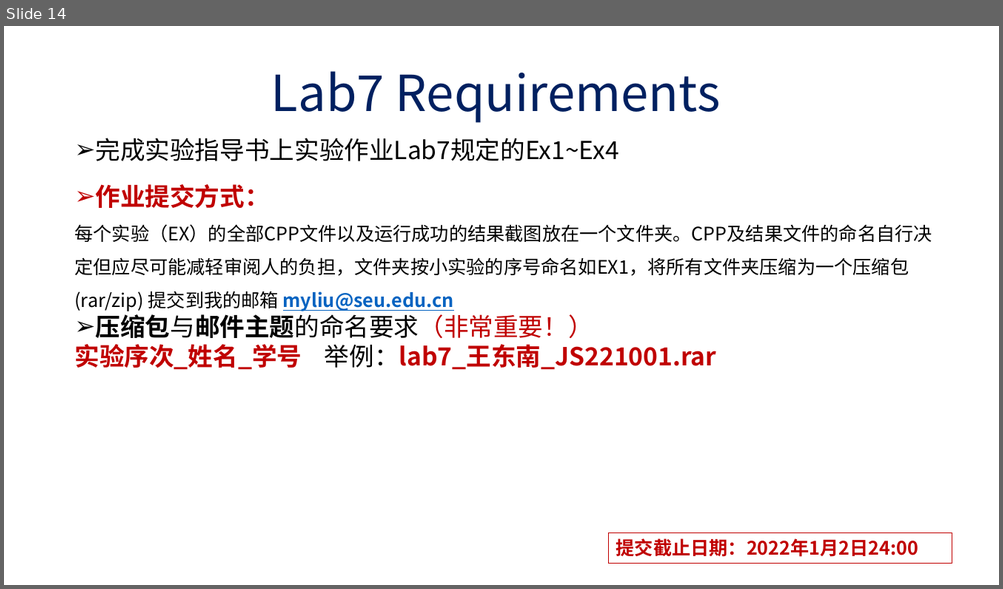
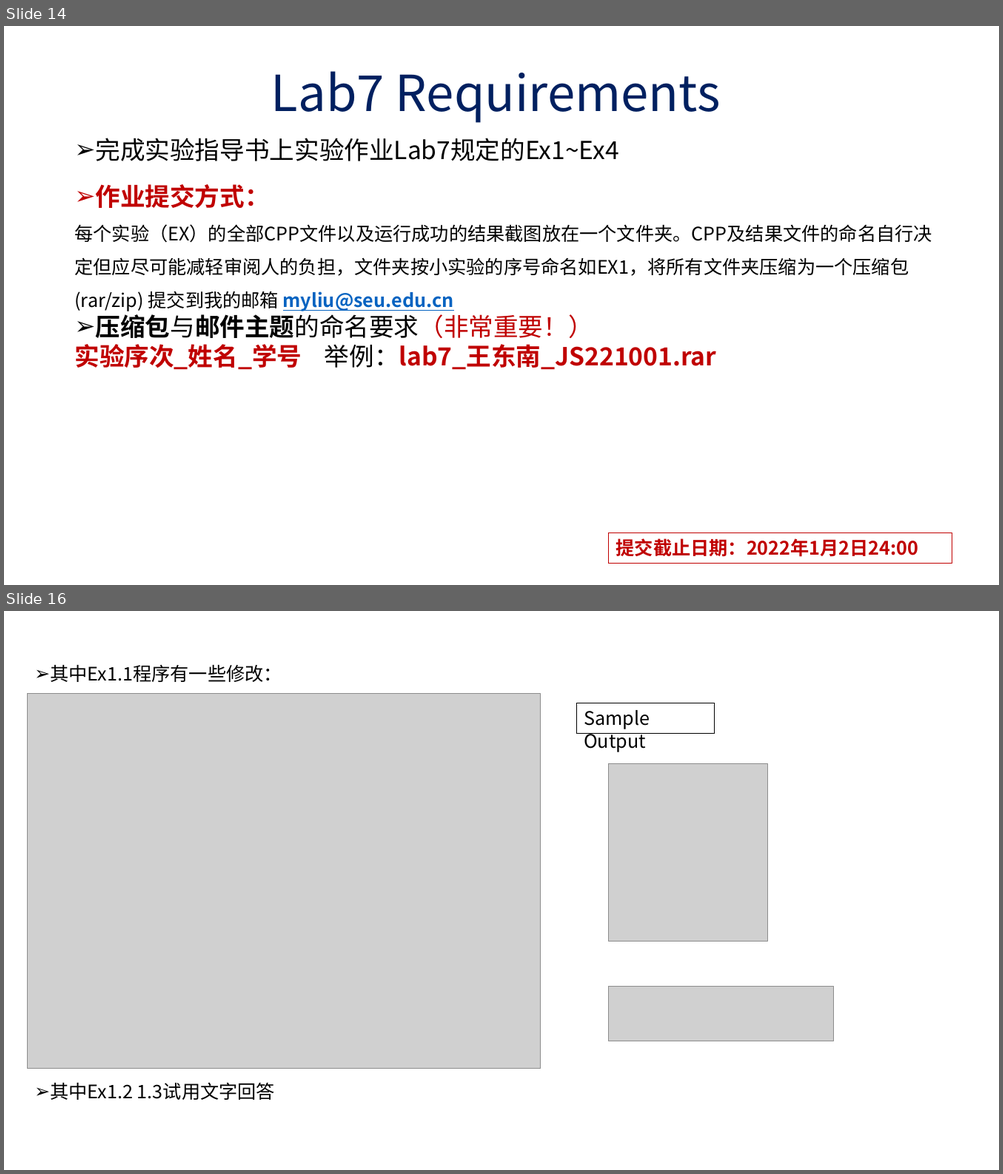
Before and after one commit to liu-mengyang/cppTA-2021fall, a slide deck: labs requirements.pptx. Shown one above the other, each under a label of ours: slide 14 before the commit, slides 14 and 16 after it; the slides between them are not shown. The pictures are 1003x589 and 1003x1174 pixels, drawn with LibreOffice and Linux fonts; fonts in the diff are those of the drawing; grey boxes stand for pictures. Boxes give left, top, right and bottom in pixels: in the first picture for what was removed or moved away, otherwise in the second. Text is boxed around its words. In the diff, an @@ line names an element or a change of style, - is before the commit and + after.

```diff
--- a/labs requirements.pptx
+++ b/labs requirements.pptx
@@ slide 16 added at (4,611,999,1170), background #FFFFFF @@
@@ text added at (50,664,282,682), 18 pt, text #000000 @@
+➢ 其中Ex1.1程序有一些修改：
@@ picture added at (27,694,540,1069) @@
@@ rectangle added at (576,703,714,733), outline #000000 0.75 pt, 18 pt, text #000000 @@
+Sample Output
@@ picture added at (609,763,768,942) @@
@@ picture added at (609,986,834,1042) @@
@@ text added at (50,1082,275,1100), 18 pt, text #000000 @@
+➢ 其中Ex1.2 1.3试用文字回答
```
Also in this commit, not shown: 1 other slide added, 4 other files.
